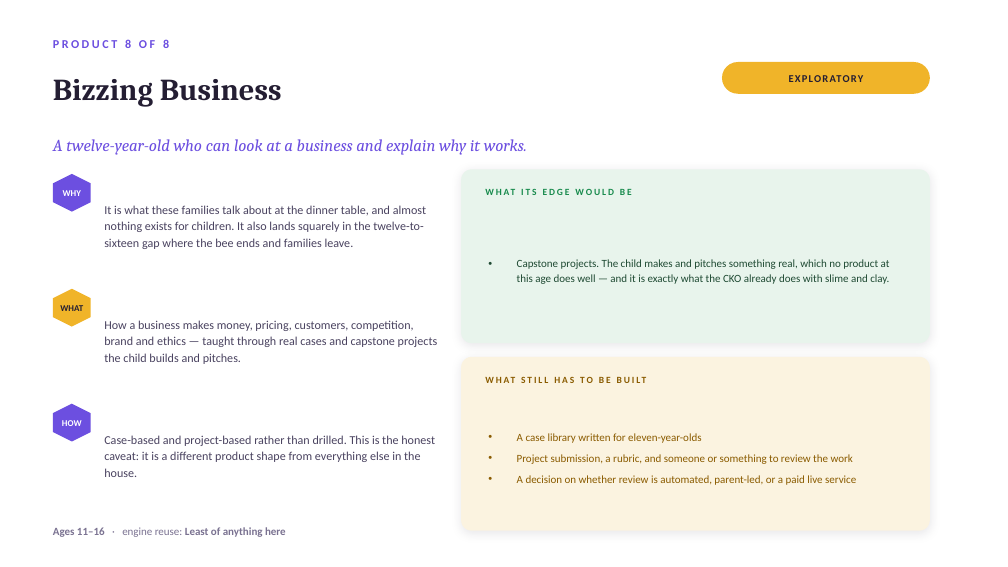
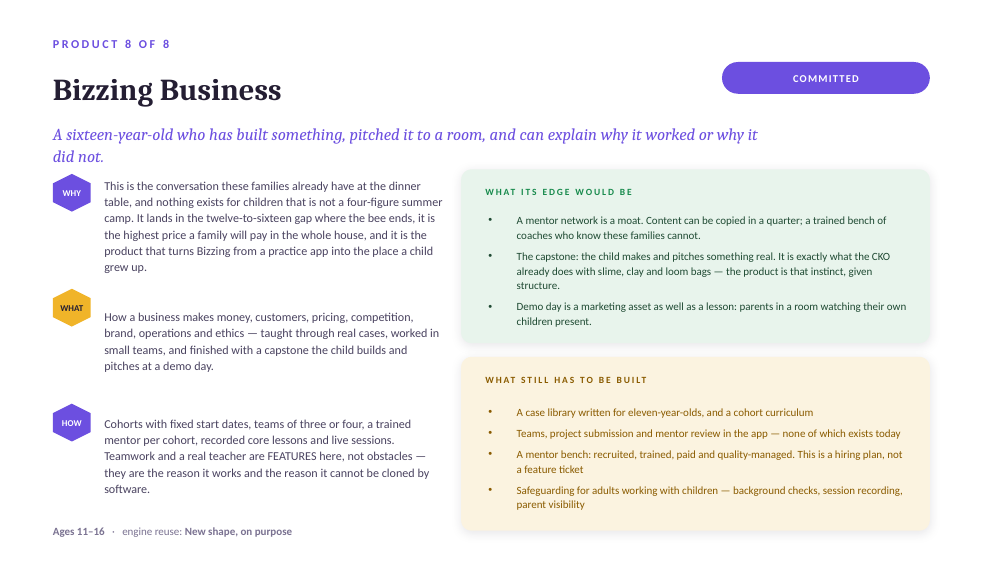
Before and after one commit to aayuvis/Bizzing-Bee, a slide deck: slide 16 of strategy/Bizzing-Strategy-Org.pptx. Drawn at 1008x567 pixels with LibreOffice and Linux fonts; fonts in the diff are those of the drawing. Boxes give left, top, right and bottom in pixels: in the first picture for what was removed or moved away, otherwise in the second. Text is boxed around its words. In the diff, an @@ line names an element or a change of style, - is before the commit and + after.

```diff
--- a/strategy/Bizzing-Strategy-Org.pptx
+++ b/strategy/Bizzing-Strategy-Org.pptx
@@ rounded rectangle at [722, 62, 930, 94]: fill #F0B429 to #6C4FE0 @@
@@ text at [793, 75, 859, 82]: text changed; text colour #241E33 to #FFFFFF @@
-EXPLORATORY
+COMMITTED
@@ text at [53, 128, 758, 162]: text changed @@
-A twelve-year-old who can look at a business and explain why it works.
+A sixteen-year-old who has built something, pitched it to a room, and can explain why it worked or why it did not.
@@ text at [104, 181, 443, 273]: text changed @@
-It is what these families talk about at the dinner table, and almost nothing exists for children. It also lands squarely in the twelve-to-sixteen gap where the bee ends and families leave.
+This is the conversation these families already have at the dinner table, and nothing exists for children that is not a four-figure summer camp. It lands in the twelve-to-sixteen gap where the bee ends, it is the highest price a family will pay in the whole house, and it is the product that turns Bizzing from a practice app into the place a child grew up.
@@ text at [517, 216, 906, 327]: text changed @@
-• Capstone projects. The child makes and pitches something real, which no product at this age does well — and it is exactly what the CKO already does with slime and clay.
+• A mentor network is a moat. Content can be copied in a quarter; a trained bench of coaches who know these families cannot.
+• The capstone: the child makes and pitches something real. It is exactly what the CKO already does with slime, clay and loom bags — the product is that instinct, given structure.
+• Demo day is a marketing asset as well as a lesson: parents in a room watching their own children present.
@@ text at [104, 312, 439, 372]: text changed @@
-How a business makes money, pricing, customers, competition, brand and ethics — taught through real cases and capstone projects the child builds and pitches.
+How a business makes money, customers, pricing, competition, brand, operations and ethics — taught through real cases, worked in small teams, and finished with a capstone the child builds and pitches at a demo day.
@@ text at [104, 419, 430, 493]: text changed @@
-Case-based and project-based rather than drilled. This is the honest caveat: it is a different product shape from everything else in the house.
+Cohorts with fixed start dates, teams of three or four, a trained mentor per cohort, recorded core lessons and live sessions. Teamwork and a real teacher are FEATURES here, not obstacles — they are the reason it works and the reason it cannot be cloned by software.
@@ text at [517, 408, 903, 510]: text changed @@
-• A case library written for eleven-year-olds
-• Project submission, a rubric, and someone or something to review the work
-• A decision on whether review is automated, parent-led, or a paid live service
+• A case library written for eleven-year-olds, and a cohort curriculum
+• Teams, project submission and mentor review in the app — none of which exists today
+• A mentor bench: recruited, trained, paid and quality-managed. This is a hiring plan, not a feature ticket
+• Safeguarding for adults working with children — background checks, session recording, parent visibility
@@ text at [53, 527, 292, 537]: text changed @@
-Ages 11–16 · engine reuse: Least of anything here
+Ages 11–16 · engine reuse: New shape, on purpose
```
Also in this commit, not shown: 4 other slides changed, 1 slide added, 1 other file.
